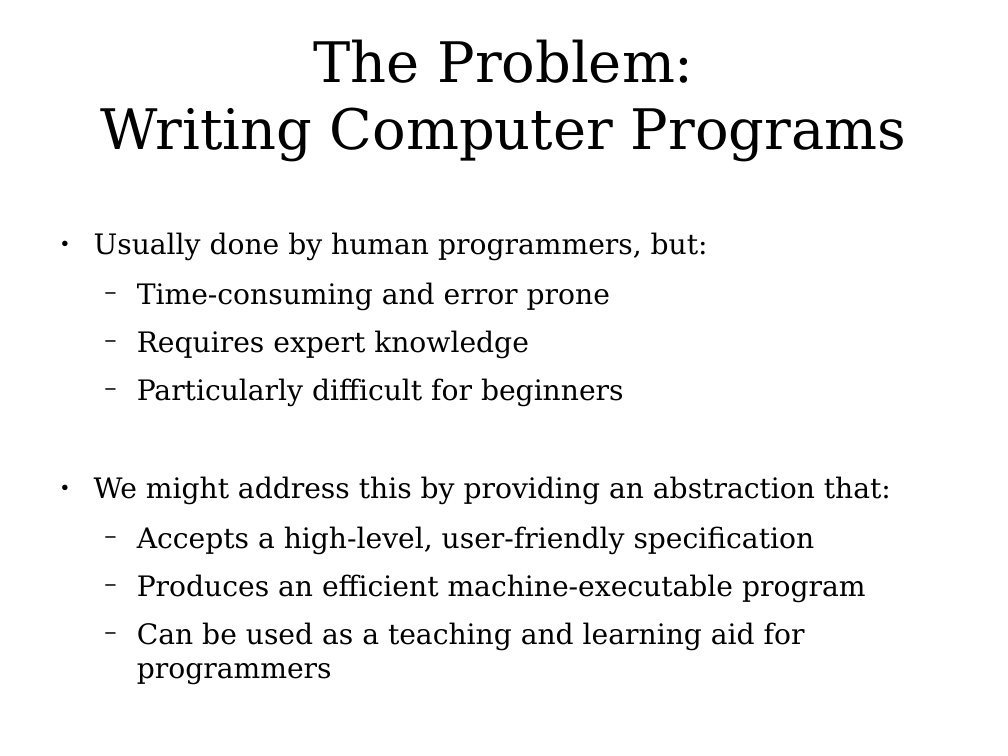
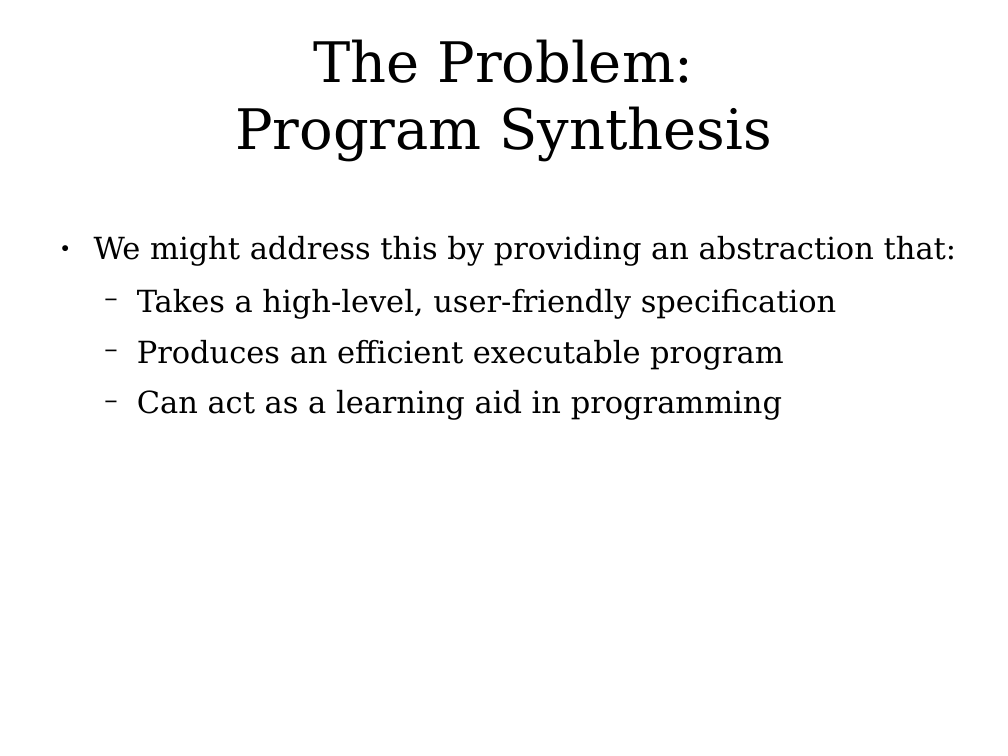
Before and after one commit to joodicator/ic-while-synth, a slide deck: slide 9 of docs/presentation/SoSWASP.odp (slide 5 before the commit). Drawn at 1008x756 pixels with LibreOffice and Linux fonts; fonts in the diff are those of the drawing. Boxes give left, top, right and bottom in pixels: in the first picture for what was removed or moved away, otherwise in the second. Text is boxed around its words. In the diff, an @@ line names an element or a change of style, - is before the commit and + after.

```diff
--- a/docs/presentation/SoSWASP.odp
+++ b/docs/presentation/SoSWASP.odp
@@ title at <box>235,39,772,160</box>: text changed @@
-The Problem:
-Writing Computer Programs
+The Problem:
+Program Synthesis
@@ text at <box>94,232,708,407</box>: paragraphs removed @@
-● Usually done by human programmers, but:
-  − Time-consuming and error prone
-  − Requires expert knowledge
-  − Particularly difficult for beginners
@@ text at <box>94,235,957,265</box>: size 22.2 to 24 pt in "We might address this by providing an ..." @@
@@ text at <box>137,288,836,420</box>: text changed; size 22.2 to 24 pt @@
-  − Accepts a high-level, user-friendly specification
-  − Produces an efficient machine-executable program
-  − Can be used as a teaching and learning aid for programmers
+  − Takes a high-level, user-friendly specification
+  − Produces an efficient executable program
+  − Can act as a learning aid in programming
```
Also in this commit, not shown: 14 other slides changed, 6 slides added, 2 slides removed, 9 other files.
